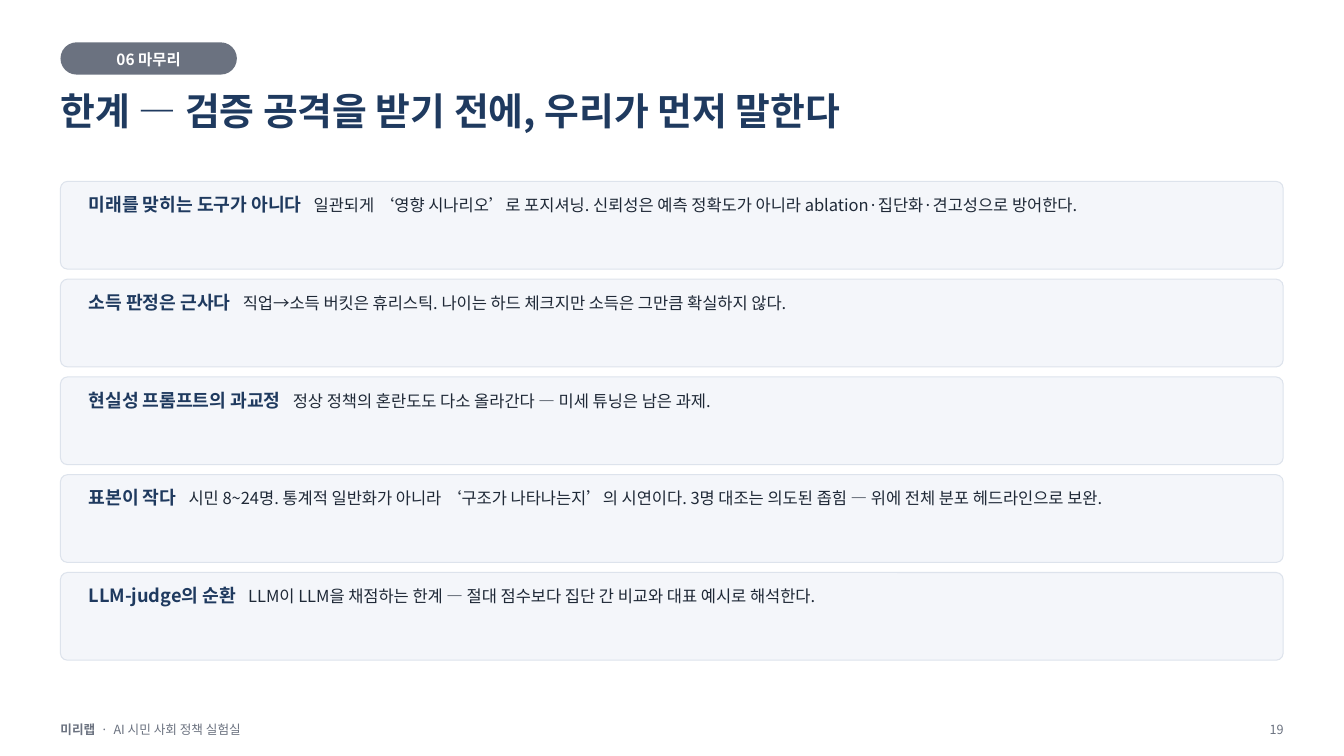
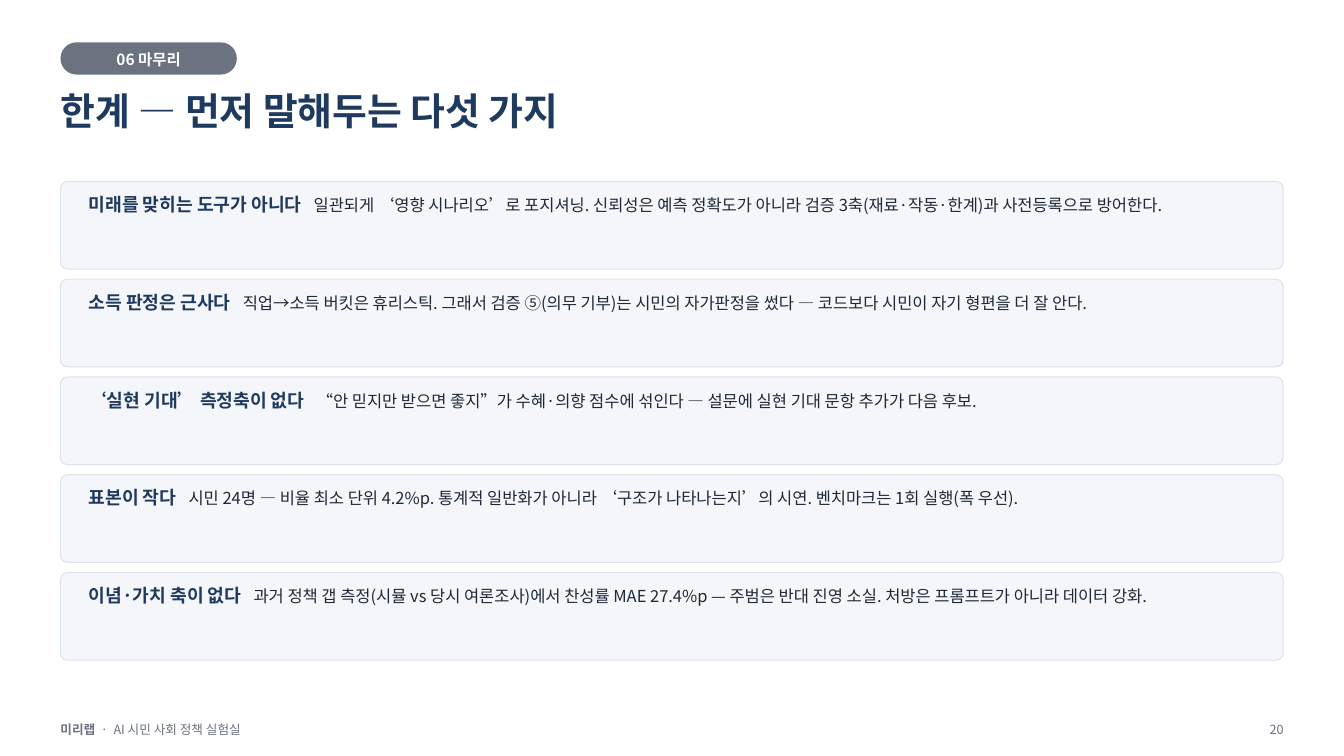
Before and after one commit to minoak/MiriLab_1, a slide deck: slide 20 of notebooks/미리랩_발표.pptx (slide 19 before the commit). Drawn at 1344x756 pixels with LibreOffice and Linux fonts; fonts in the diff are those of the drawing. Boxes give left, top, right and bottom in pixels: in the first picture for what was removed or moved away, otherwise in the second. Text is boxed around its words. In the diff, an @@ line names an element or a change of style, - is before the commit and + after.

```diff
--- a/notebooks/미리랩_발표.pptx
+++ b/notebooks/미리랩_발표.pptx
@@ text at bbox=[60, 93, 559, 129]: text changed @@
-한계 — 검증 공격을 받기 전에, 우리가 먼저 말한다
+한계 — 먼저 말해두는 다섯 가지
@@ text at bbox=[89, 195, 1162, 214]: text changed @@
-미래를 맞히는 도구가 아니다 일관되게 ‘영향 시나리오’로 포지셔닝. 신뢰성은 예측 정확도가 아니라 ablation·집단화·견고성으로 방어한다.
+미래를 맞히는 도구가 아니다 일관되게 ‘영향 시나리오’로 포지셔닝. 신뢰성은 예측 정확도가 아니라 검증 3축(재료·작동·한계)과 사전등록으로 방어한다.
@@ text at bbox=[89, 293, 1087, 312]: text changed @@
-소득 판정은 근사다 직업→소득 버킷은 휴리스틱. 나이는 하드 체크지만 소득은 그만큼 확실하지 않다.
+소득 판정은 근사다 직업→소득 버킷은 휴리스틱. 그래서 검증 ⑤(의무 기부)는 시민의 자가판정을 썼다 — 코드보다 시민이 자기 형편을 더 잘 안다.
@@ text at bbox=[89, 391, 977, 409]: text changed @@
-현실성 프롬프트의 과교정 정상 정책의 혼란도도 다소 올라간다 — 미세 튜닝은 남은 과제.
+‘실현 기대’ 측정축이 없다 “안 믿지만 받으면 좋지”가 수혜·의향 점수에 섞인다 — 설문에 실현 기대 문항 추가가 다음 후보.
@@ text at bbox=[89, 488, 1018, 508]: text changed @@
-표본이 작다 시민 8~24명. 통계적 일반화가 아니라 ‘구조가 나타나는지’의 시연이다. 3명 대조는 의도된 좁힘 — 위에 전체 분포 헤드라인으로 보완.
+표본이 작다 시민 24명 — 비율 최소 단위 4.2%p. 통계적 일반화가 아니라 ‘구조가 나타나는지’의 시연. 벤치마크는 1회 실행(폭 우선).
@@ text at bbox=[89, 586, 1147, 606]: text changed @@
-LLM-judge의 순환 LLM이 LLM을 채점하는 한계 — 절대 점수보다 집단 간 비교와 대표 예시로 해석한다.
+이념·가치 축이 없다 과거 정책 갭 측정(시뮬 vs 당시 여론조사)에서 찬성률 MAE 27.4%p — 주범은 반대 진영 소실. 처방은 프롬프트가 아니라 데이터 강화.
@@ text at bbox=[1270, 724, 1284, 734]: text changed @@
-19
+20
```
Also in this commit, not shown: 15 other slides changed, 3 slides added, 2 slides removed, 59 other files.
